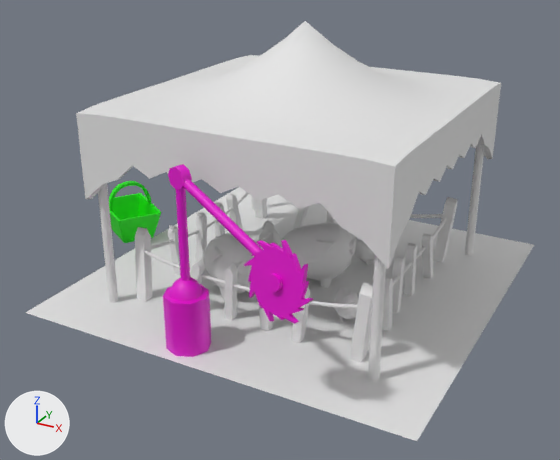
An edit to the FBX model models/Meat/meat_farm_lvl3.fbx, drawn before and after from the same camera.
The view is the same before and after, from a camera (50 mm lens) standing at (6.84, -13.44, 5.02) and looking at (-0.51, -0.07, -1.66). The lights are fixed; the arrows at lower left show +X, +Y and +Z. The older version comes first.

Objects in the first picture: 'Sk_Meat_Farm_Maet_lvl3'.
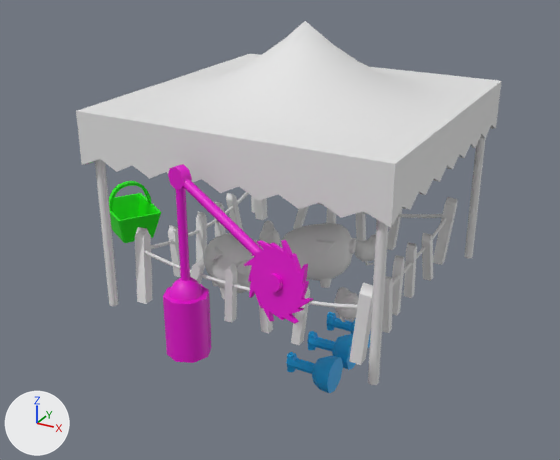
Where the change shows, as pixel boxes [x1, y1, x2, y2] in the pictures (560 x 460 px; the box of a moved part takes in the faces that stretch with it):
```json
{"object": "Sk_Meat_Farm_Maet_lvl3", "change": "reshaped", "before": [25, 21, 534, 441], "after": [76, 21, 502, 393], "on screen": "16% narrower, 11% shorter"}
{"part": 1, "of": "me_cube_008", "change": "deleted", "before": [25, 187, 534, 441]}
{"part": 2, "of": "me_cube_008", "change": "moved or reshaped", "before": [320, 143, 423, 381], "after": [320, 143, 423, 385]}
{"part": 3, "of": "me_cube_008", "change": "moved or reshaped", "before": [76, 101, 133, 303], "after": [76, 101, 132, 306]}
{"part": 4, "of": "me_cube_008", "change": "moved or reshaped", "before": [457, 77, 501, 255], "after": [457, 77, 502, 258]}
{"part": 5, "of": "me_cube_008", "change": "moved or reshaped", "before": [232, 55, 260, 210], "after": [232, 54, 260, 213], "on screen": "mostly hidden"}
```

Scene script edits in JSON lines:
```json
{"block": "me_cube_008", "where": "# used by ob_sk_meat_farm_maet_lvl3; location = (0.0, 0.0, 0.0)"}
{"op": "remove", "block": "me_cube_008", "code": "me_cube_008.from_pydata(...)  # 2939 vertices, 2675 faces; spans x -5.55..4.07, y -4.51..4.07, z -6.16..2.74"}
{"op": "add", "block": "me_cube_008", "code": "me_cube_008.from_pydata(...)  # 2935 vertices, 2674 faces; spans x -5.55..3.09, y -4.51..3.74, z -6.16..2.74"}
{"block": "me_cube_008", "change": "me_cube_008 part 1: the loose piece of 4 vertices spanning x -4.07..4.07, y -4.07..4.07, z -2.66 is deleted"}
{"block": "me_cube_008", "change": "me_cube_008 part 2"}
{"block": "me_cube_008", "change": "8 vertices in x 2.25..3.0, y -3.0..-2.25, z -0.73..0.13 move by (0.0, 0.0, 0.16)"}
{"block": "me_cube_008", "change": "14 vertices move from x 2.25..3.09, y -3.09..-2.25, z -0.41..1.31 to x 2.25..3.09, y -3.09..-2.25, z 0.29..1.32"}
{"block": "me_cube_008", "change": "me_cube_008 part 3"}
{"block": "me_cube_008", "change": "8 vertices in x -3.0..-2.25, y -3.0..-2.25, z -0.73..0.13 move by (0.0, 0.0, 0.16)"}
{"block": "me_cube_008", "change": "14 vertices move from x -3.09..-2.25, y -3.09..-2.25, z -0.41..1.31 to x -3.09..-2.25, y -3.09..-2.25, z 0.29..1.32"}
{"block": "me_cube_008", "change": "me_cube_008 part 4"}
{"block": "me_cube_008", "change": "8 vertices in x 2.25..3.0, y 2.25..3.0, z -0.73..0.13 move by (0.0, 0.0, 0.16)"}
{"block": "me_cube_008", "change": "14 vertices move from x 2.25..3.09, y 2.25..3.09, z -0.41..1.31 to x 2.25..3.09, y 2.25..3.09, z 0.29..1.32"}
{"block": "me_cube_008", "change": "me_cube_008 part 5"}
{"block": "me_cube_008", "change": "8 vertices in x -3.0..-2.25, y 2.25..3.0, z -0.73..0.13 move by (0.0, 0.0, 0.16)"}
{"block": "me_cube_008", "change": "14 vertices move from x -3.09..-2.25, y 2.25..3.09, z -0.41..1.31 to x -3.09..-2.25, y 2.25..3.09, z 0.29..1.32"}
```
